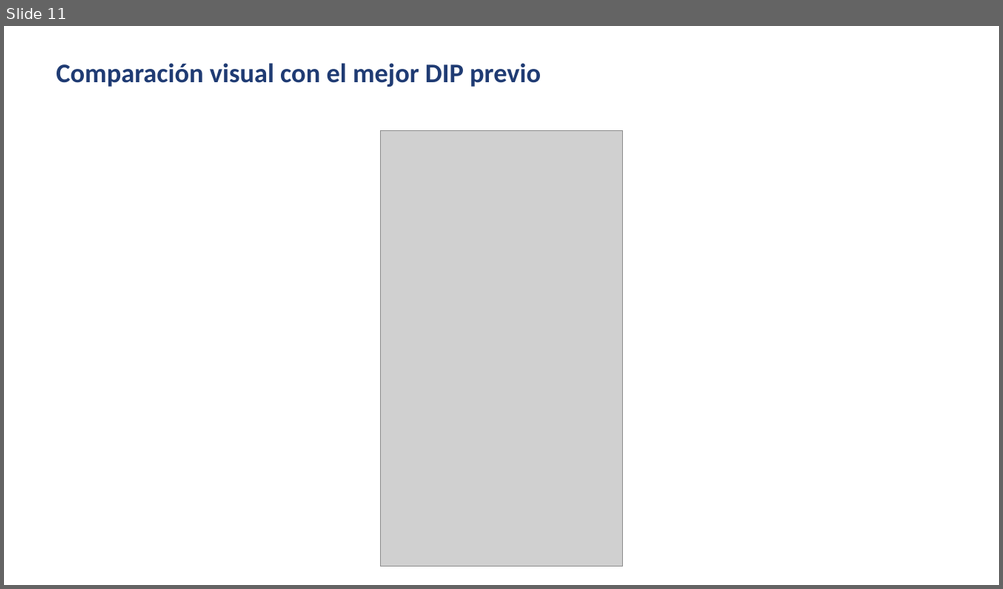
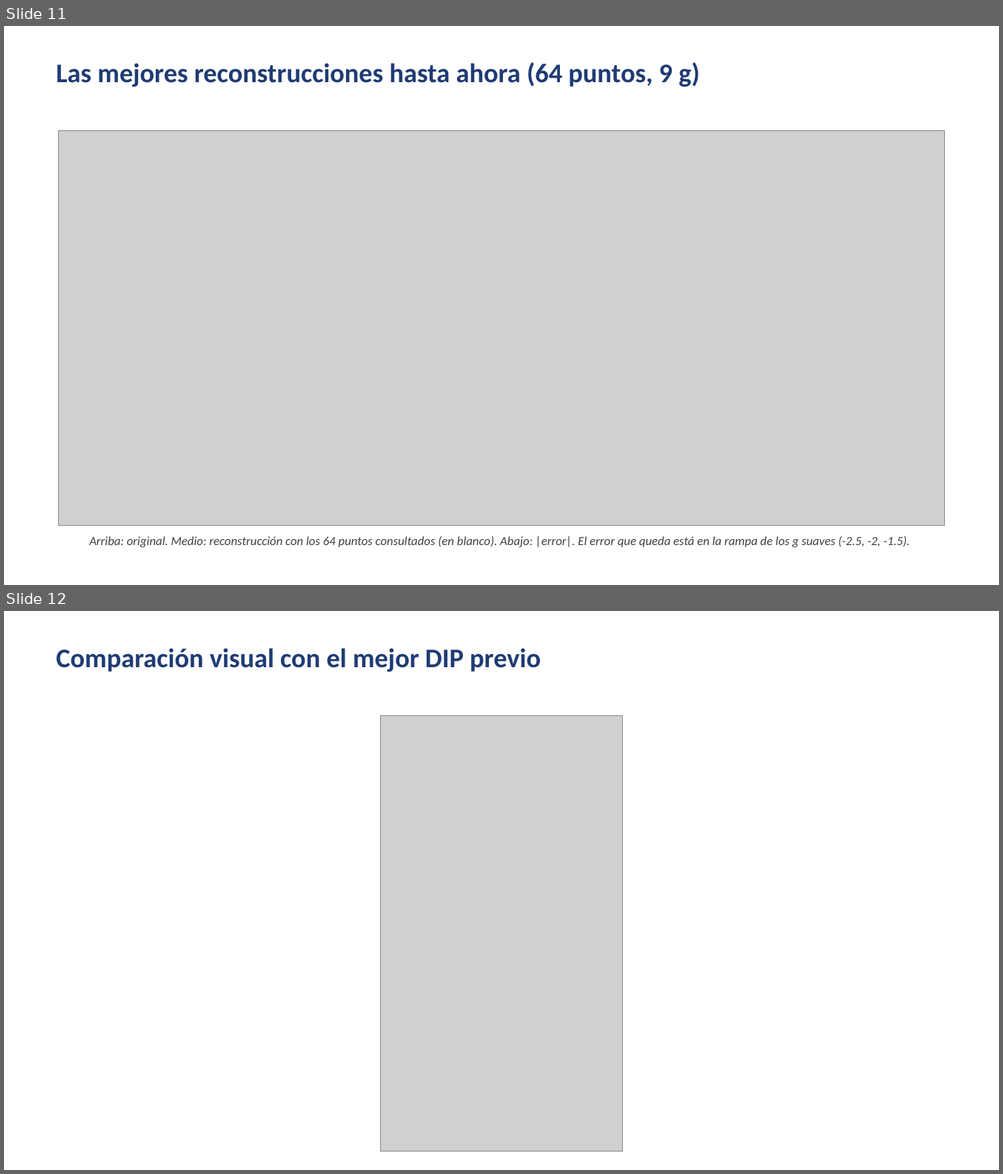
Before and after one commit to santiafonso/Tesis, a slide deck: presentaciones/presentacion4_autoexp/presentacion4_autoexp.pptx. Shown one above the other, each under a label of ours: slide 11 before the commit, slides 11 and 12 after it. The pictures are 1003x589 and 1003x1174 pixels, drawn with LibreOffice and Linux fonts; fonts in the diff are those of the drawing; grey boxes stand for pictures. Boxes give left, top, right and bottom in pixels: in the first picture for what was removed or moved away, otherwise in the second. Text is boxed around its words. In the diff, an @@ line names an element or a change of style, - is before the commit and + after.

Commit message:
Presentacion 4: figura de las mejores reconstrucciones en 9 g

```diff
--- a/presentaciones/presentacion4_autoexp/presentacion4_autoexp.pptx
+++ b/presentaciones/presentacion4_autoexp/presentacion4_autoexp.pptx
@@ slide 11 added at (4, 26, 999, 585), background #FFFFFF @@
@@ text added at (56, 62, 700, 87), 26 pt, text #1F3B73, bold @@
+Las mejores reconstrucciones hasta ahora (64 puntos, 9 g)
@@ picture added at (58, 130, 944, 526) @@
@@ text added at (89, 537, 910, 548), 12 pt, text #404040, italic @@
+Arriba: original. Medio: reconstrucción con los 64 puntos consultados (en blanco). Abajo: |error|. El error que queda está en la rampa de los g suaves (-2.5, -2, -1.5).
@@ what was slide 11 is now slide 12 @@
```
Also in this commit, not shown: 2 other files.
